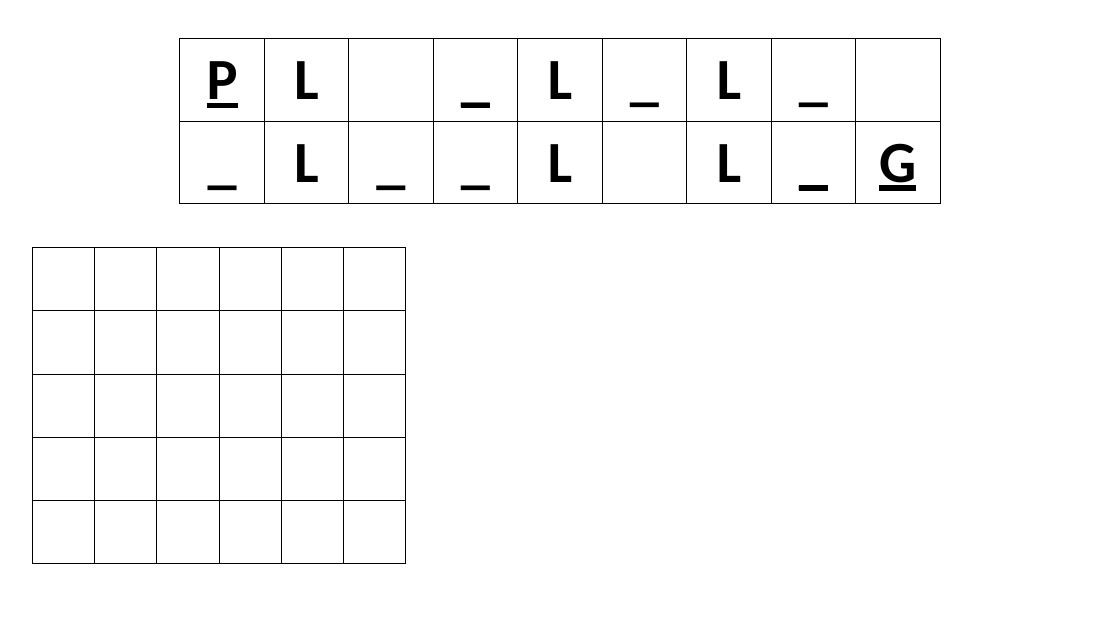
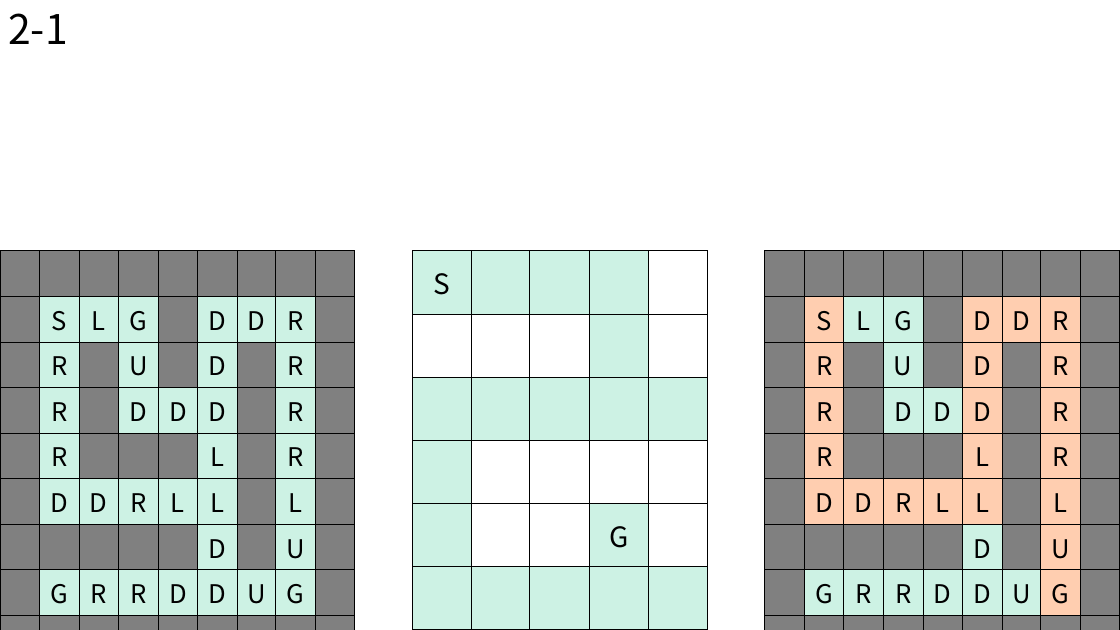
Before and after one commit to BSF0124/Brain-Control, a slide deck: slide 11 of etc/레벨디자인.pptx. Drawn at 1120x630 pixels with LibreOffice and Linux fonts; fonts in the diff are those of the drawing. Boxes give left, top, right and bottom in pixels: in the first picture for what was removed or moved away, otherwise in the second. Text is boxed around its words. In the diff, an @@ line names an element or a change of style, - is before the commit and + after.

```diff
--- a/etc/레벨디자인.pptx
+++ b/etc/레벨디자인.pptx
@@ text added at (8, 13, 68, 44), 35 pt, text #000000 @@
+2-1
@@ table added at (0, 251, 355, 630), 9 rows, 9 columns @@
+ |  |  |  |  |  |  |  | 
+ | S | L | G |  | D | D | R | 
+ | R |  | U |  | D |  | R | 
+ | R |  | D | D | D |  | R | 
+ | R |  |  |  | L |  | R | 
+ | D | D | R | L | L |  | L | 
+ |  |  |  |  | D |  | U | 
+ | G | R | R | D | D | U | G | 
+ |  |  |  |  |  |  |  | 
@@ table removed at (33, 248, 406, 564), 5 rows, 6 columns @@
- |  |  |  |  | 
- |  |  |  |  | 
- |  |  |  |  | 
- |  |  |  |  | 
- |  |  |  |  | 
@@ table at (413, 251, 708, 630) @@
-P | L |  | _ | L | _ | L | _ | 
-_ | L | _ | _ | L |  | L | _ | G
+S |  |  |  | 
+ |  |  |  | 
+ |  |  |  | 
+ |  |  |  | 
+ |  |  | G | 
+ |  |  |  | 
@@ table: place and size @@
-table at (180, 39, 944, 203)
+table at (413, 251, 708, 630)
@@ table added at (765, 251, 1120, 630), 9 rows, 9 columns @@
+ |  |  |  |  |  |  |  | 
+ | S | L | G |  | D | D | R | 
+ | R |  | U |  | D |  | R | 
+ | R |  | D | D | D |  | R | 
+ | R |  |  |  | L |  | R | 
+ | D | D | R | L | L |  | L | 
+ |  |  |  |  | D |  | U | 
+ | G | R | R | D | D | U | G | 
+ |  |  |  |  |  |  |  | 
```
Also in this commit, not shown: 1 slide added, 25 other files.
